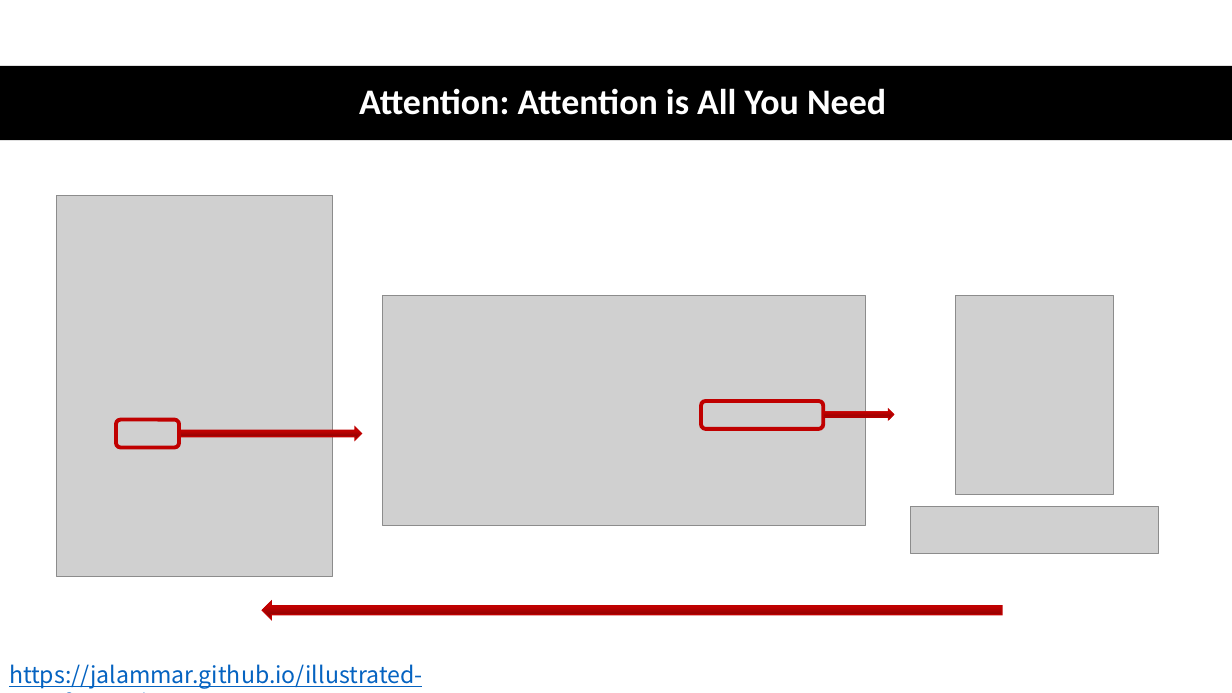
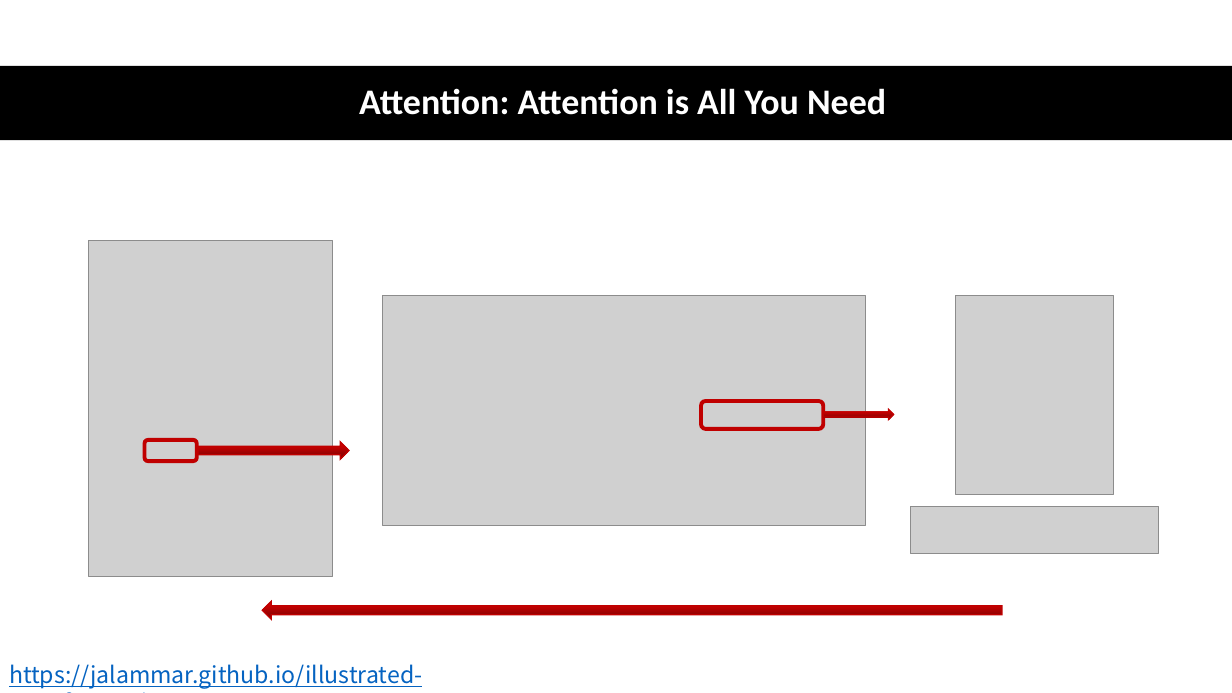
Before and after one commit to CrescentIvy/CPSS, a slide deck: slide 12 of xinwei zhao.pptx (slide 9 before the commit). Drawn at 1232x693 pixels with LibreOffice and Linux fonts; fonts in the diff are those of the drawing; grey boxes stand for pictures. Boxes give left, top, right and bottom in pixels: in the first picture for what was removed or moved away, otherwise in the second. Text is boxed around its words. In the diff, an @@ line names an element or a change of style, - is before the commit and + after.

```diff
--- a/xinwei zhao.pptx
+++ b/xinwei zhao.pptx
@@ picture: place and size @@
-picture at box(56, 195, 333, 577)
+picture at box(89, 240, 333, 577)
@@ rounded rectangle: place and size @@
-rounded rectangle at box(116, 420, 179, 447)
+rounded rectangle at box(144, 440, 197, 461)
@@ right arrow: place and size @@
-right arrow at box(179, 427, 361, 440)
+right arrow at box(197, 442, 349, 458)
```
Also in this commit, not shown: 11 other slides changed, 5 slides added, 4 slides removed, 1 other file.
